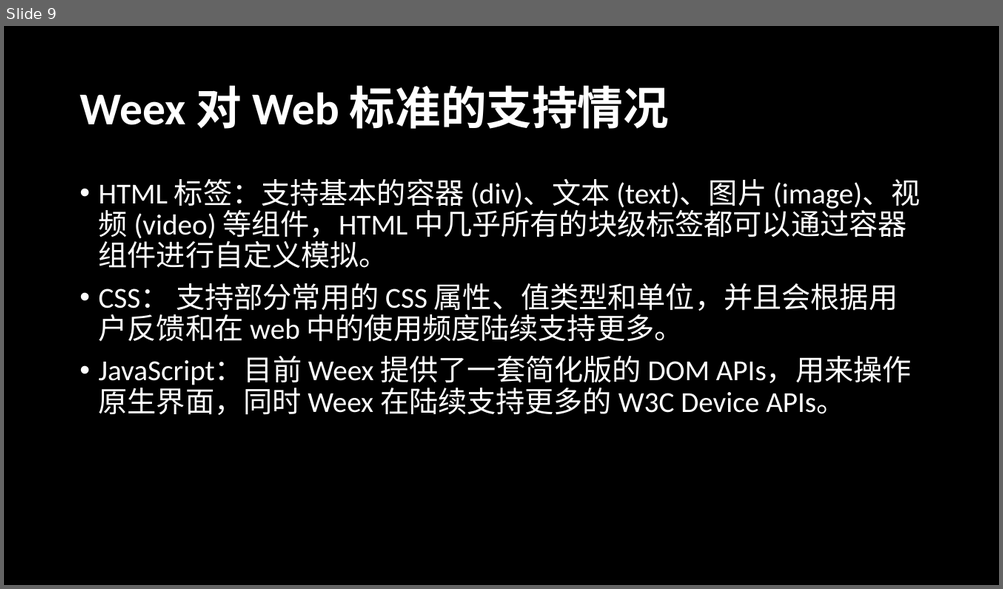
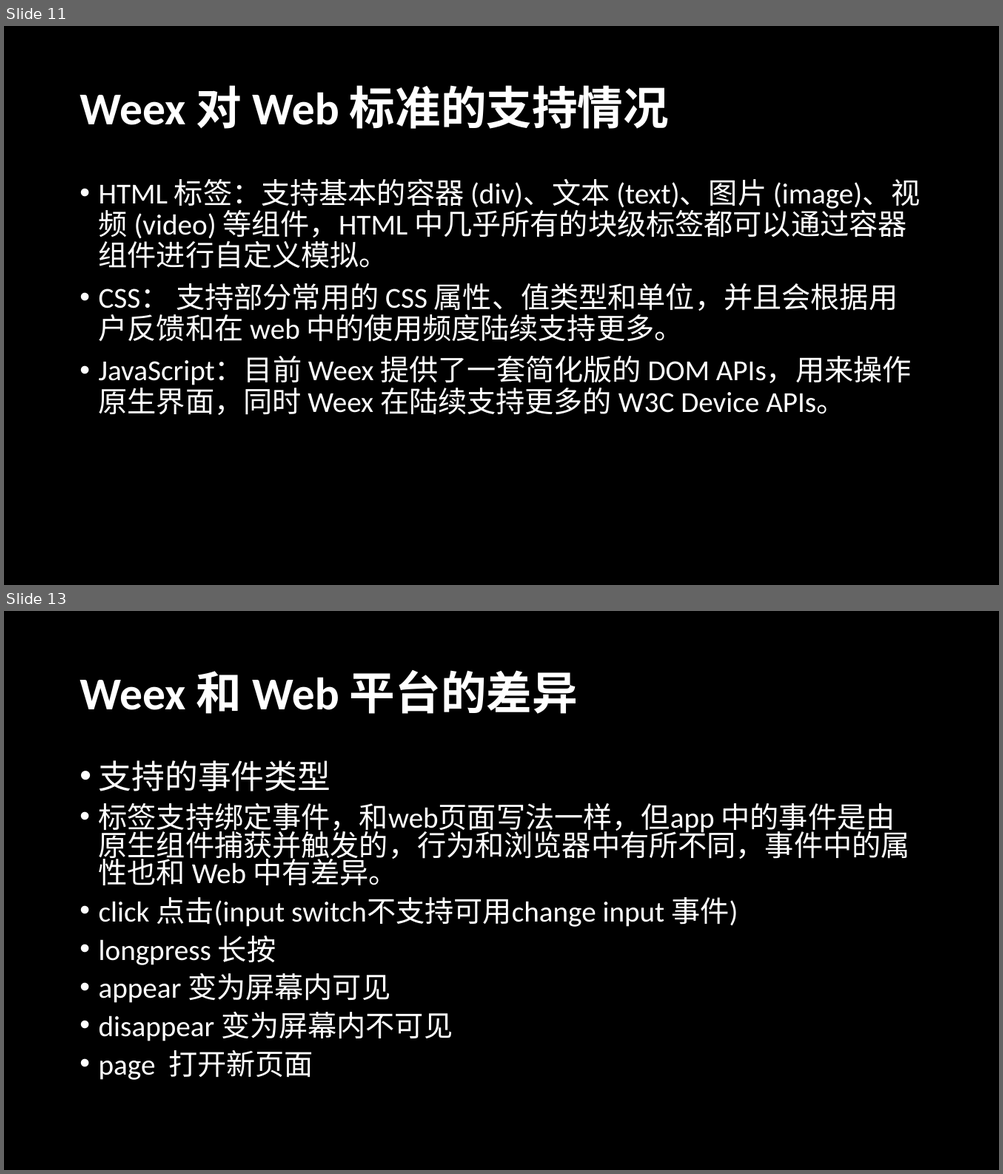
Before and after one commit to radiofly19841018/demo-weex, a slide deck: ppt/演示文稿1.pptx. Shown one above the other, each under a label of ours: slide 9 before the commit, slides 11 and 13 after it; the slides between them are not shown. The pictures are 1003x589 and 1003x1174 pixels, drawn with LibreOffice and Linux fonts; fonts in the diff are those of the drawing. Boxes give left, top, right and bottom in pixels: in the first picture for what was removed or moved away, otherwise in the second. Text is boxed around its words. In the diff, an @@ line names an element or a change of style, - is before the commit and + after.

```diff
--- a/ppt/演示文稿1.pptx
+++ b/ppt/演示文稿1.pptx
@@ slide 13 added at <box>4,611,999,1170</box>, background #000000 @@
@@ title added at <box>79,670,578,714</box>, 44 pt, text #FFFFFF, bold @@
+Weex 和 Web 平台的差异
@@ text added at <box>99,760,910,1080</box>, 28 pt, text #FFFFFF @@
+• 支持的事件类型
+• 标签支持绑定事件，和web页面写法一样，但app 中的事件是由原生组件捕获并触发的，行为和浏览器中有所不同，事件中的属性也和 Web 中有差异。
+• click 点击(input switch不支持可用change input 事件)
+• longpress 长按
+• appear 变为屏幕内可见
+• disappear 变为屏幕内不可见
+• page 打开新页面
@@ what was slide 9 is now slide 11 @@
```
Also in this commit, not shown: 3 other slides added, 2 slides removed, 7 other files.
